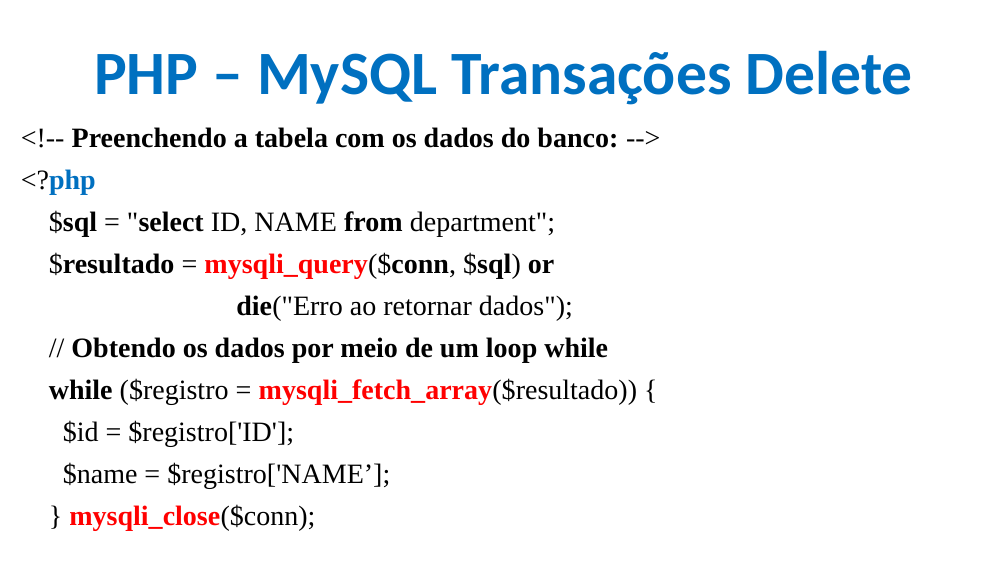
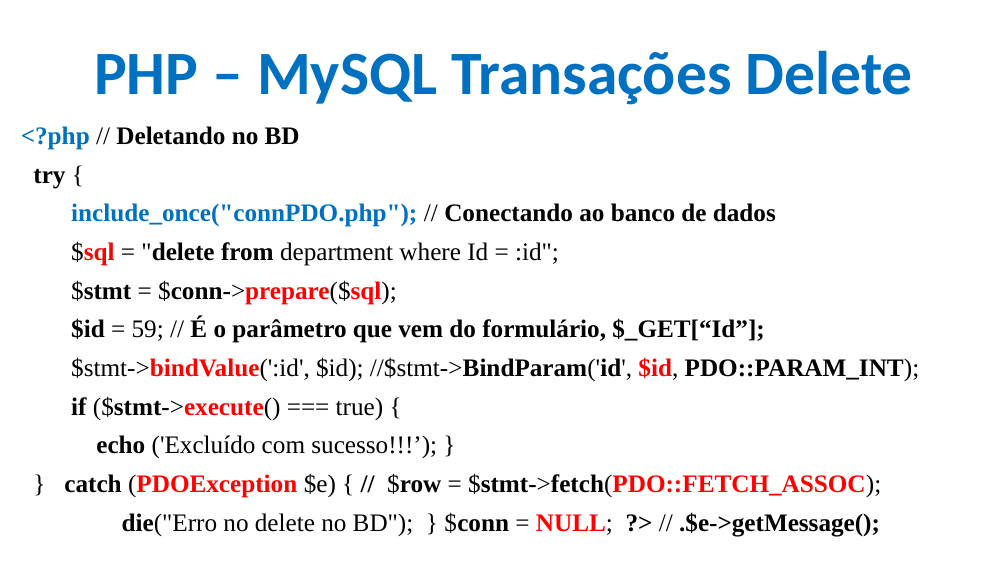
Before and after one commit to CloudEducationBrazil/WydenDesenvolvimentoWebPHP, a slide deck: slide 63 of 01 Classes/Aula 12 e 13 Desenvolvimento Web PHP - PHP.pptx (slide 62 before the commit). Drawn at 1008x567 pixels with LibreOffice and Linux fonts; fonts in the diff are those of the drawing; background and template pictures are left out. Boxes give left, top, right and bottom in pixels: in the first picture for what was removed or moved away, otherwise in the second. Text is boxed around its words. In the diff, an @@ line names an element or a change of style, - is before the commit and + after.

```diff
--- a/01 Classes/Aula 12 e 13 Desenvolvimento Web PHP - PHP.pptx
+++ b/01 Classes/Aula 12 e 13 Desenvolvimento Web PHP - PHP.pptx
@@ text at (x1=21, y1=126, x2=920, y2=537): text changed; size 20 to 18 pt @@
-<!-- Preenchendo a tabela com os dados do banco: -->
-<?php
-$sql = "select ID, NAME from department";
-$resultado = mysqli_query($conn, $sql) or
-die("Erro ao retornar dados");
-// Obtendo os dados por meio de um loop while
-while ($registro = mysqli_fetch_array($resultado)) {
-$id = $registro['ID'];
-$name = $registro['NAME’];
-} mysqli_close($conn);
+<?php // Deletando no BD
+try {
+include_once("connPDO.php"); // Conectando ao banco de dados
+$sql = "delete from department where Id = :id";
+$stmt = $conn->prepare($sql);
+$id = 59; // É o parâmetro que vem do formulário, $_GET[“Id”];
+$stmt->bindValue(':id', $id); //$stmt->BindParam('id', $id, PDO::PARAM_INT);
+if ($stmt->execute() === true) {
+echo ('Excluído com sucesso!!!’); }
+} catch (PDOException $e) { // $row = $stmt->fetch(PDO::FETCH_ASSOC);
+die("Erro no delete no BD"); } $conn = NULL; ?> // .$e->getMessage();
```
Also in this commit, not shown: 6 other slides changed, 3 slides added.
